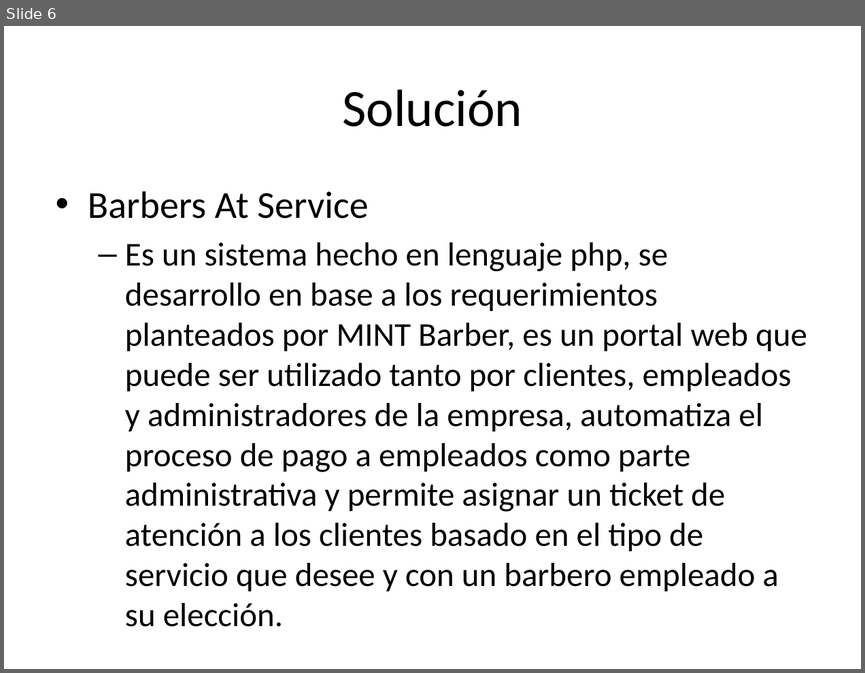
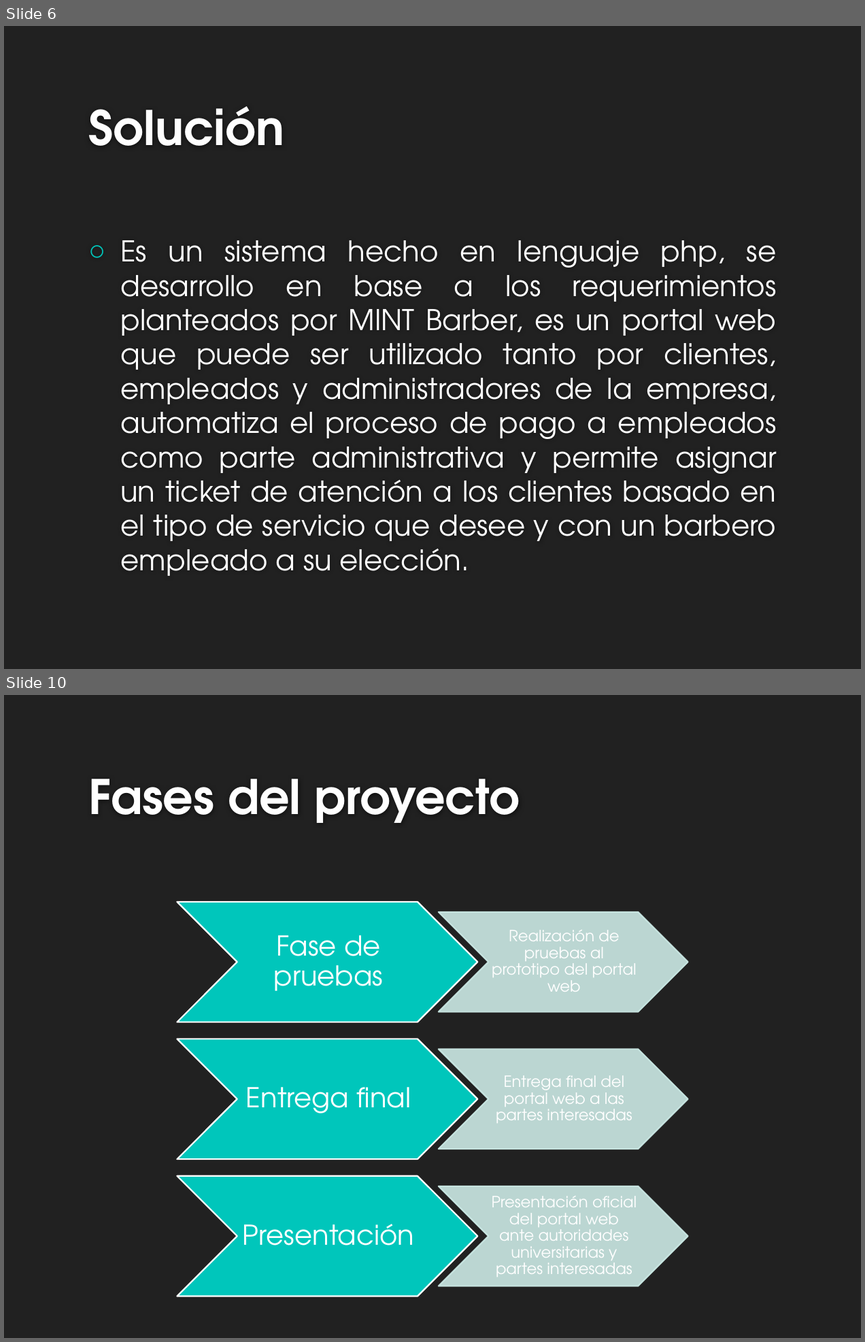
Before and after one commit to esalazarmasaya/BarbersAtService, a slide deck: Presentación Barbers at Service.pptx. Shown one above the other, each under a label of ours: slide 6 before the commit, slides 6 and 10 after it; the slides between them are not shown. The pictures are 865x673 and 865x1342 pixels, drawn with LibreOffice and Linux fonts; fonts in the diff are those of the drawing; background and template pictures are left out. Boxes give left, top, right and bottom in pixels: in the first picture for what was removed or moved away, otherwise in the second. Text is boxed around its words. In the diff, an @@ line names an element or a change of style, - is before the commit and + after.

Commit message:
Como va ;)

```diff
--- a/Presentación Barbers at Service.pptx
+++ b/Presentación Barbers at Service.pptx
@@ slide 10 added at (x1=4, y1=695, x2=861, y2=1338), background #212121 @@
@@ title added at (x1=88, y1=779, x2=519, y2=823), 40 pt, text #FEFEFE, bold @@
+Fases del proyecto
@@ group added at (x1=177, y1=902, x2=687, y2=1295): 6 chevrons, 6 texts @@
+Fase de pruebas
+Realización de pruebas al prototipo del portal web
+Entrega final
+Entrega final del portal web a las partes interesadas
+Presentación
+Presentación oficial del portal web ante autoridades universitarias y partes interesadas
@@ slide 6 changed as well @@
@@ background #FFFFFF to #212121 @@
@@ title "Solución" moved from (x1=342, y1=89, x2=522, y2=127) to (x1=88, y1=106, x2=284, y2=146) @@
@@ title "Solución" at (x1=88, y1=106, x2=284, y2=146): size 44 to 40 pt, font Calibri to TeX Gyre Adventor, text colour #000000 to #FEFEFE, bold on; alignment centre to left; vertical alignment middle to bottom @@
@@ text at (x1=88, y1=191, x2=368, y2=218): paragraph removed @@
-• Barbers At Service
@@ text "Es un sistema hecho en ..." moved from (x1=88, y1=191, x2=807, y2=591) to (x1=120, y1=240, x2=776, y2=575) @@
@@ text "Es un sistema hecho en ..." at (x1=120, y1=240, x2=776, y2=575): size 28 to 24 pt, font Calibri to TeX Gyre Adventor, text colour #000000 to #FFFFFF; alignment left to justified; bullet – to ○; list level 2 to 1 in "Es un sistema hecho en ..."; vertical alignment top to middle @@
```
Also in this commit, not shown: 5 other slides changed, 8 other slides added, 8 other files.
